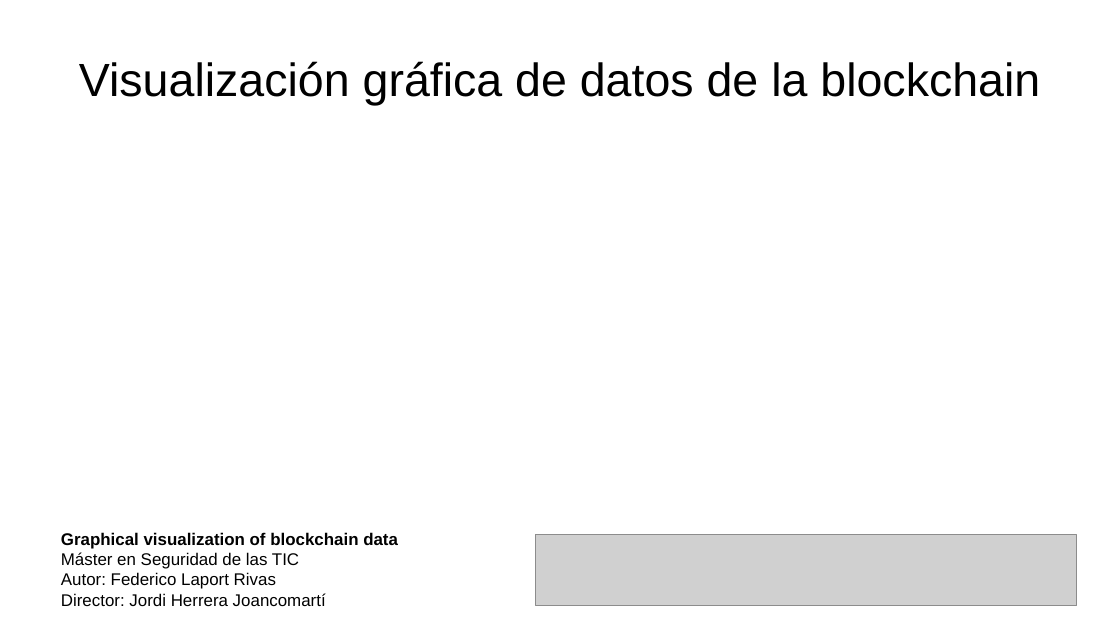
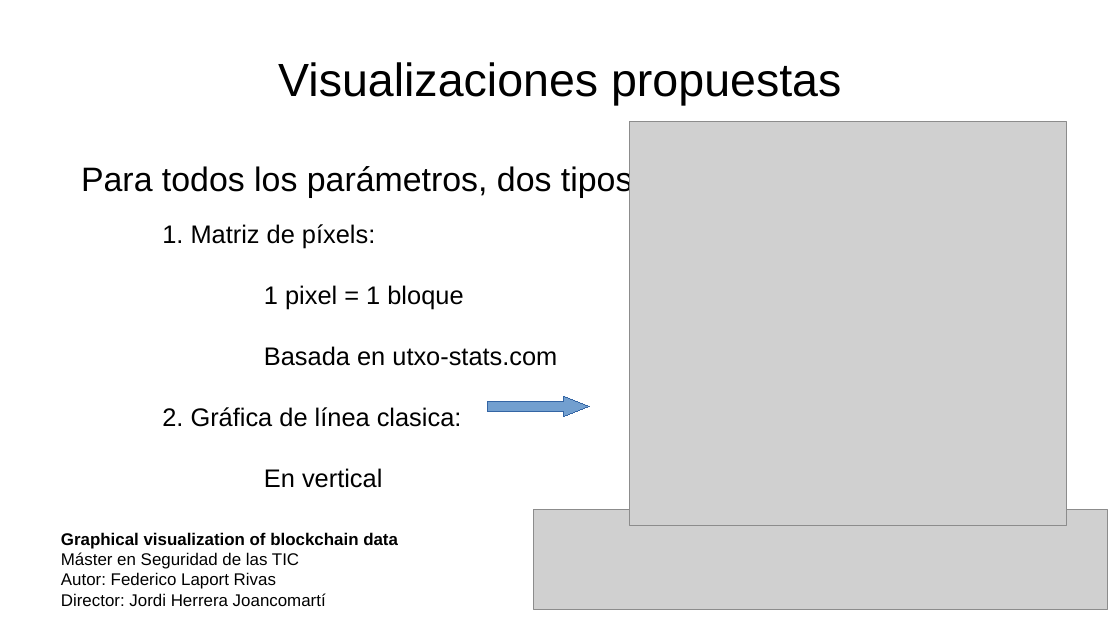
Before and after one commit to acrowise/chainplots, a slide deck: slide 10 of tfm_presentacion.odp (slide 7 before the commit). Drawn at 1120x630 pixels with LibreOffice and Linux fonts; fonts in the diff are those of the drawing; grey boxes stand for pictures. Boxes give left, top, right and bottom in pixels: in the first picture for what was removed or moved away, otherwise in the second. Text is boxed around its words. In the diff, an @@ line names an element or a change of style, - is before the commit and + after.

```diff
--- a/tfm_presentacion.odp
+++ b/tfm_presentacion.odp
@@ title at [278, 62, 841, 105]: text changed @@
-Visualización gráfica de datos de la blockchain
+Visualizaciones propuestas
@@ picture added at [630, 122, 1067, 525] @@
@@ text added at [81, 164, 633, 244], 24 pt, text #000000 @@
+Para todos los parámetros, dos tipos de visualización:
@@ text added at [162, 224, 557, 488], 18 pt, text #000000 @@
+1. Matriz de píxels:
+1 pixel = 1 bloque
+Basada en utxo-stats.com
+2. Gráfica de línea clasica:
+En vertical
@@ right arrow added at [488, 396, 589, 417], fill #729FCF, outline #3465A4 0 pt @@
@@ picture: place and size @@
-picture at [536, 536, 1077, 607]
+picture at [534, 510, 1108, 610]
```
Also in this commit, not shown: 14 other slides changed, 2 slides added, 1 other file.
